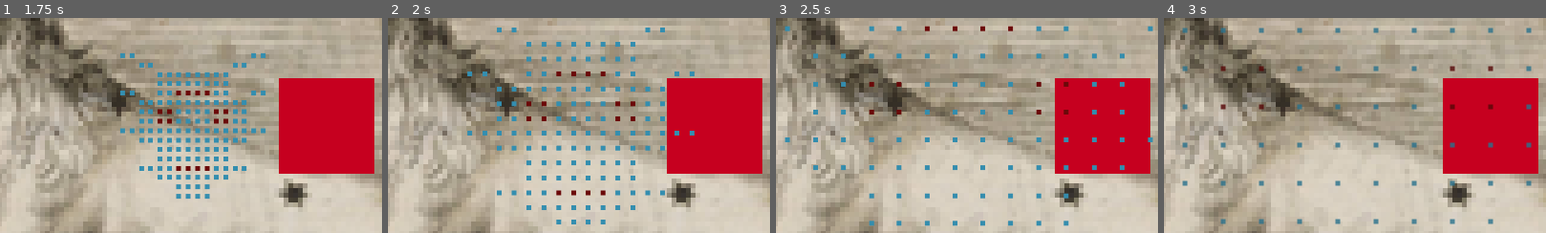
Above: before the commit, frames 1-4 (left to right).
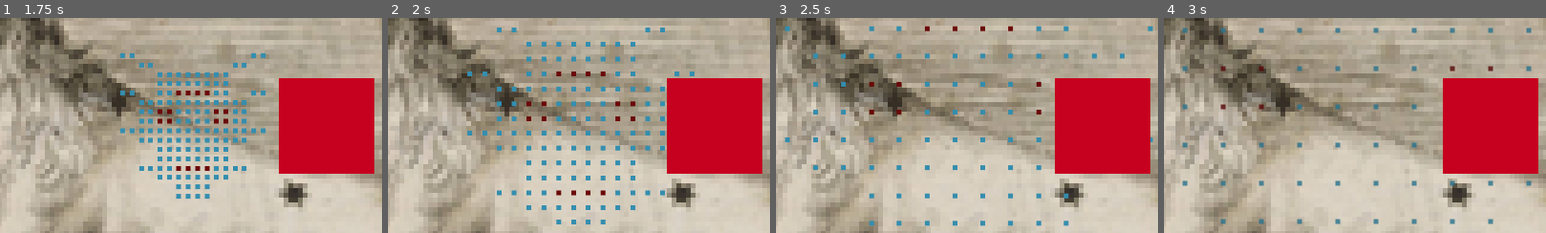
Above: after the commit, the same moments.

Repository: shoggoth/Crossfire
Game: Godot game, scene res://scene/game.tscn
Two runs of this game, one before a commit and one after it. Both use one fixed random seed, a clock stepped at 60 frames per second and the inputs below. The project has no main scene, so this scene is started directly.
Inputs:
- Up to frame 1 (1.75 s): click "New Game" at 0.5 s; tap Enter (fire) at 1.25, 1.35 s; hold D (right) from 1.28 s (still down)
- Up to frame 2 (2 s): keep holding D (right)
- Up to frame 3 (2.5 s): release D (right) at 2.03 s; hold S (down) from 2.03 s (still down); tap Enter (fire) at 2.1 s
- Up to frame 4 (3 s): release S (down) at 2.78 s; hold D (right) from 2.78 s (still down); tap Enter (fire) at 2.85 s
The pictures show only the part of the screen within x 25-75%, y 25-75%; the shares and areas given below are measured in that part.

Frame 1 is identical in both runs. In frame 2, less than 0.1% of the frame differs, in the area x 75-81%, y 52-55%; in frame 3, 0.4%, in the area x 75-98%, y 29-71%; in frame 4, 0.2%.

Commit message:
Move player to the World node

Diff:
--- a/scene/game.gd
+++ b/scene/game.gd
@@ -14,13 +14,11 @@
 func _on_game_start():
 	remove_child(attract)
 	world = $World.create_instance()
-	player = $Player.create_instance()
 	$UI.mode = "HUD"
 
 
 #TODO: Remove the player param
 func _on_game_over(_player):
 	remove_child(world)
-	remove_child(player)
 	if !attract.is_inside_tree(): attract = $Attract.create_instance()
 	$UI.mode = "StartMenu"
--- a/scene/game.tscn
+++ b/scene/game.tscn
@@ -8,8 +8,6 @@
 
 [node name="World" parent="." instance_placeholder="res://scene/world.tscn"]
 
-[node name="Player" parent="." instance_placeholder="res://scene/player.tscn"]
-
 [node name="Attract" parent="." instance_placeholder="res://scene/attract.tscn"]
 visible = false
 
--- a/scene/world.tscn
+++ b/scene/world.tscn
@@ -1,5 +1,6 @@
-[gd_scene load_steps=5 format=3 uid="uid://hhid6teie814"]
+[gd_scene load_steps=6 format=3 uid="uid://hhid6teie814"]
 
+[ext_resource type="PackedScene" uid="uid://c7usp7o48ccjh" path="res://scene/player.tscn" id="1_3l35b"]
 [ext_resource type="Texture2D" uid="uid://c644b0xb563gh" path="res://gfx/Logo.png" id="1_5ypg5"]
 [ext_resource type="Script" path="res://src/component/hitbox.gd" id="2_qv2o8"]
 [ext_resource type="Texture2D" uid="uid://cn5hrit3ef6tg" path="res://gfx/White1px.png" id="3_mgt3q"]
@@ -10,6 +11,8 @@
 
 [node name="Sprite2D" type="Sprite2D" parent="."]
 texture = ExtResource("1_5ypg5")
+
+[node name="Player" parent="." instance=ExtResource("1_3l35b")]
 
 [node name="HitBox" type="Area2D" parent="."]
 collision_layer = 2
Not shown: 2 places in scene/player.tscn that only renumber resources
